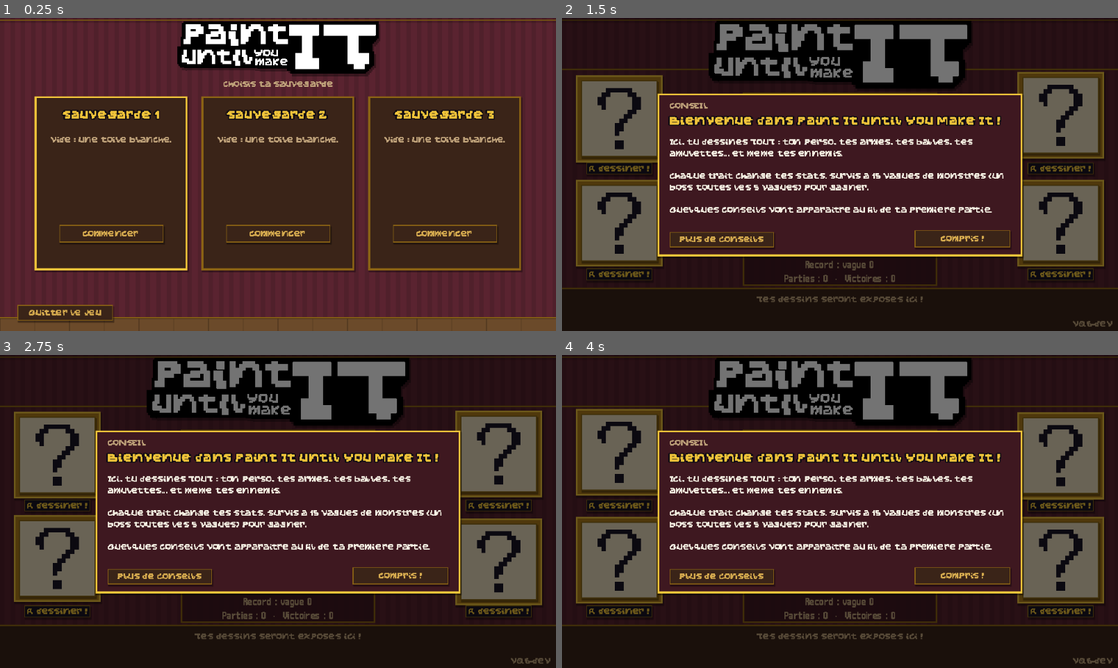
Above: before the commit, frames 1-4 (two rows, left to right).
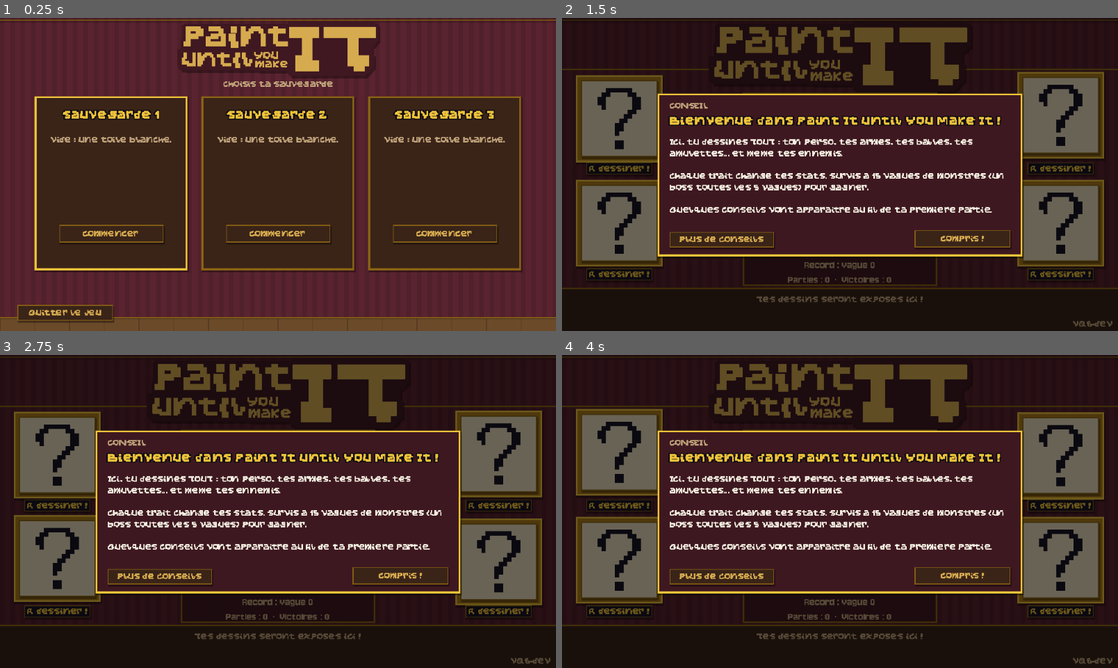
Above: after the commit, the same moments.

Repository: Vltbcq/VowelGame
Game: Godot game, scene res://scenes/main.tscn
Two runs of this game, one before a commit and one after it. Both use one fixed random seed, a clock stepped at 60 frames per second and the inputs below.
Inputs:
- Up to frame 1 (0.25 s): no input
- Up to frame 2 (1.5 s): click "Commencer" at 0.5 s; click "Nouvelle partie" at 1.25 s
- Up to frame 3 (2.75 s): click "Nouvelle partie" at 2 s
- Up to frame 4 (4 s): click "Sauvegarde 1 · changer" at 2.75 s; click "Atelier ◆ 0" at 3.5 s

The runs differ from the first frame. In frame 1, 5.8% of the frame differs, in the area x 31-69%, y 1-20%; in frame 2, 9.3%, in the area x 26-74%, y 0-85%; in frame 3, 9.3%; in frame 4, 9.3%.

Commit message:
Menu titre : logo or sur bordeaux, essai de la police Jersey 10 (OFL) à la place de m6x11
Co-Authored-By: Claude Opus 5.5 <noreply@anthropic.com>

Diff:
--- a/scripts/autoload/ui.gd
+++ b/scripts/autoload/ui.gd
@@ -18,11 +18,11 @@
 ## Police du jeu : Stonckarish, adaptée (accents retirés, symboles ajoutés : voir docs/font_fr.py).
 ## Elle est plus large que l'ancienne police : les tailles « historiques » (10, 20, 40...) passent par fs().
 const FONT_PATH := "res://assets/fonts/Stonckarish_fr.otf"
-## Essai : m6x11plus (Daniel Linssen, libre avec crédit), pour l'instant seulement sur le menu titre.
-const FONT2_PATH := "res://assets/fonts/m6x11plus.ttf"
+## Essai : Jersey 10 (The Soft Type Project, licence OFL), pour l'instant seulement sur le menu titre.
+const FONT2_PATH := "res://assets/fonts/Jersey10-Regular.ttf"
 
 var font: FontFile
-var font2: FontFile   # m6x11plus (essai sur le menu)
+var font2: FontFile   # Jersey 10 (essai sur le menu)
 var theme: Theme
 
 
@@ -46,7 +46,7 @@
 func _ready() -> void:
 	font = _load_font()
 	font2 = _load_font(FONT2_PATH)
-	font2.fallbacks = [font]   # ses symboles manquants (●, →, ♥...) viennent de Stonckarish
+	font2.fallbacks = [font]   # ses symboles manquants (●, →, ♥, ◆...) viennent de Stonckarish
 	theme = _build_theme()
 	# Appliqué au thème par défaut : l'héritage de thème est coupé par les Node/CanvasLayer.
 	var dt := ThemeDB.get_default_theme()
@@ -346,10 +346,11 @@
 	return tr
 
 
-## Essai m6x11plus : applique la police à tous les textes d'un bloc (boutons, labels).
+## Essai Jersey 10 : applique la police à tous les textes d'un bloc (boutons, labels).
+## Ses pixels font 75/1400 de la taille : à 28, un pixel de police = 1,5 pixel de jeu (net).
 ## Tailles : texte normal (10) → M6_SIZE, gros (20) → M6_BIG.
 const M6_SIZE := 14
-const M6_BIG := 27
+const M6_BIG := 28
 
 
 func use_font2(root: Node) -> void:
--- a/scripts/ui/title_screen.gd
+++ b/scripts/ui/title_screen.gd
@@ -86,7 +86,7 @@
 	var d := Meta.data
 	var info := "Record : vague %d\nParties : %d  ·  Victoires : %d" % [int(d.best_wave), int(d.runs), int(d.wins)]
 	UI.put(mp, UI.label(info, 10, Pal.DIM, HORIZONTAL_ALIGNMENT_CENTER), Vector2(0, 190), Vector2(224, 30))
-	UI.use_font2(mp)   # essai de la police m6x11plus sur le menu
+	UI.use_font2(mp)   # essai de la police Jersey 10 sur le menu
 
 	for i in 3:
 		_spawn_walker(randf_range(40.0, 600.0))
Not shown, added: assets/fonts/Jersey10-OFL.txt
Binary file added: assets/fonts/Jersey10-Regular.ttf
Not shown, changed: assets/fonts/Jersey10-Regular.ttf.import
Binary file removed: assets/fonts/m6x11plus.ttf
Binary file changed: assets/logo.png
Binary file changed: docs/logo_jeu_source.png
Not shown, changed: README.md
